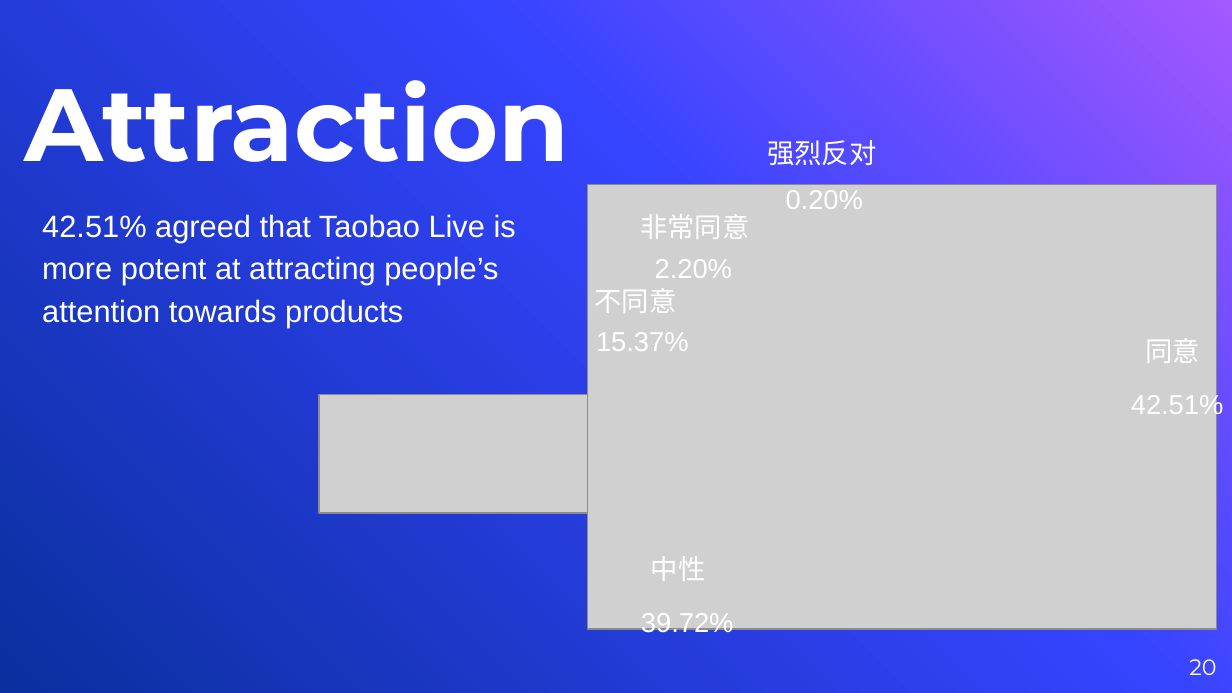
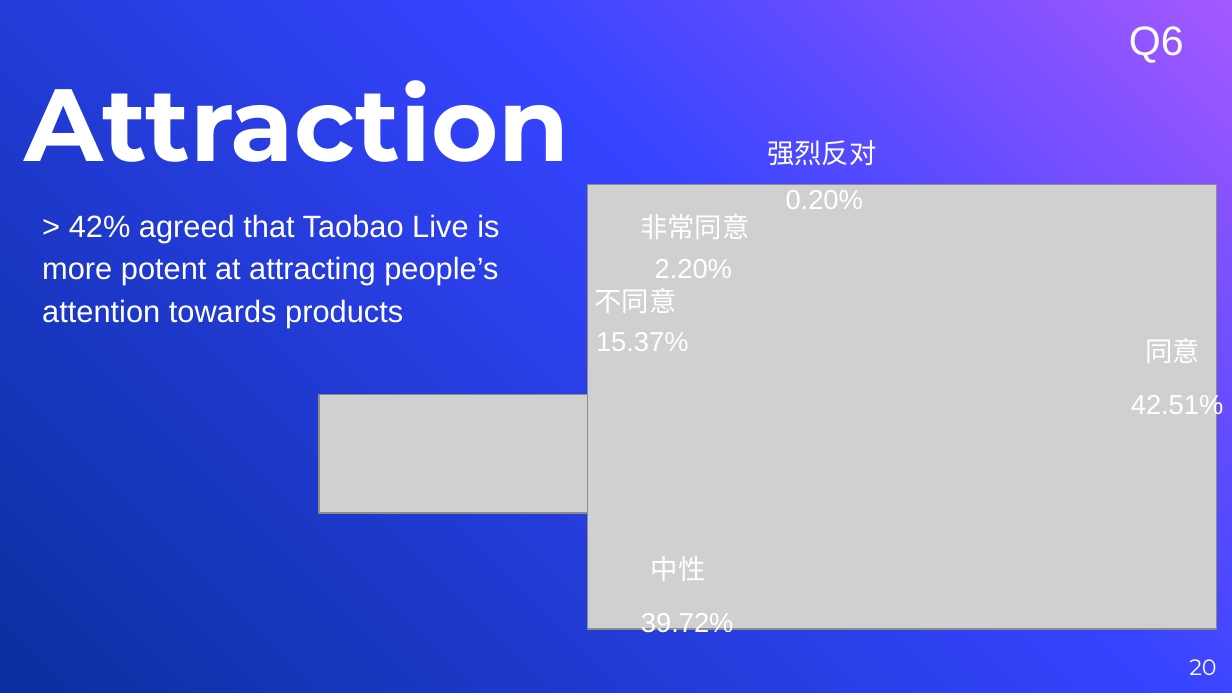
Before and after one commit to vyacheslav-polyakov/thesis, a slide deck: slide 20 of !Defense Slides.pptx. Drawn at 1232x693 pixels with LibreOffice and Linux fonts; fonts in the diff are those of the drawing; grey boxes stand for pictures. Boxes give left, top, right and bottom in pixels: in the first picture for what was removed or moved away, otherwise in the second. Text is boxed around its words. In the diff, an @@ line names an element or a change of style, - is before the commit and + after.

```diff
--- a/!Defense Slides.pptx
+++ b/!Defense Slides.pptx
@@ text added at box(1129, 26, 1184, 63), 24 pt, text #FFFFFF @@
+Q6
@@ text at box(42, 214, 499, 328): text changed @@
-42.51% agreed that Taobao Live is more potent at attracting people’s attention towards products
+> 42% agreed that Taobao Live is more potent at attracting people’s attention towards products
```
Also in this commit, not shown: 16 other slides changed, 7 slides added, 1 slide removed, 14 other files.
